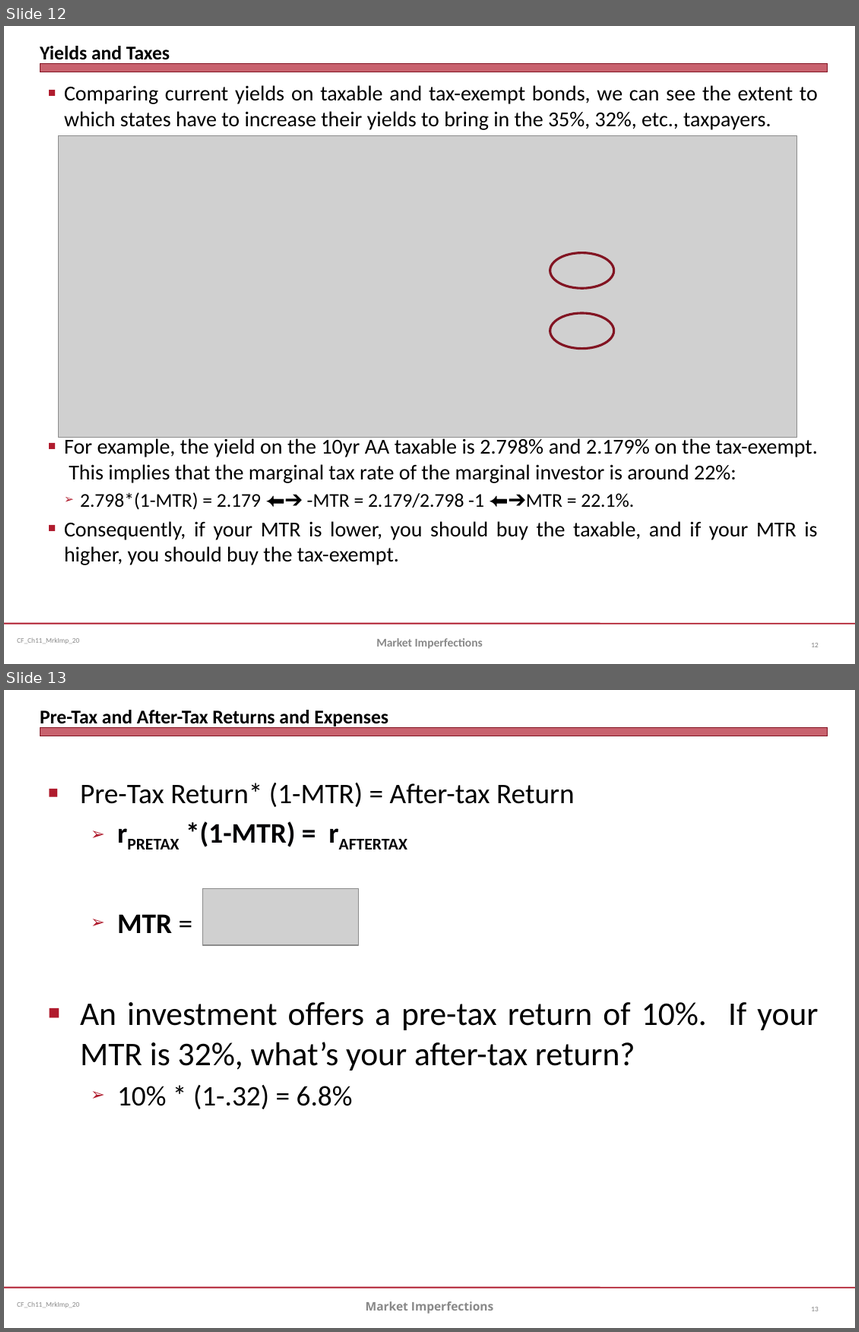
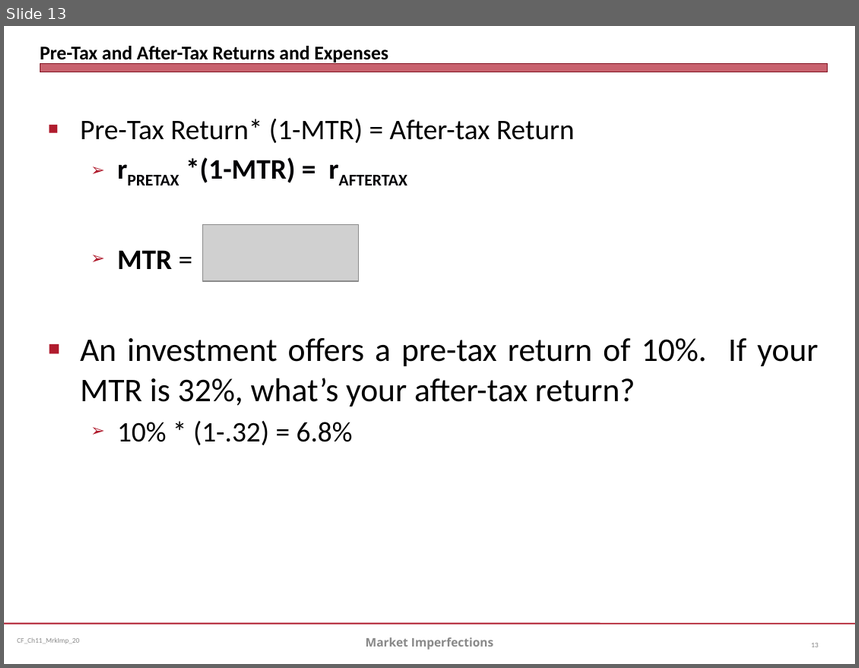
Before and after one commit to jmc877/Corporate-Finance, a slide deck: slides/CF_Ch11_MrkImp_20.pptx. Shown one above the other, each under a label of ours: slides 12 and 13 before the commit, slide 13 after it. The pictures are 859x1332 and 859x668 pixels, drawn with LibreOffice and Linux fonts; fonts in the diff are those of the drawing; grey boxes stand for pictures. Boxes give left, top, right and bottom in pixels: in the first picture for what was removed or moved away, otherwise in the second. Text is boxed around its words. In the diff, an @@ line names an element or a change of style, - is before the commit and + after.

```diff
--- a/slides/CF_Ch11_MrkImp_20.pptx
+++ b/slides/CF_Ch11_MrkImp_20.pptx
@@ slide 12 removed at box(4, 26, 855, 664), background #FFFFFF; not listed: 3 template elements that a slide beside it also shows @@
@@ title removed at box(40, 46, 170, 64) @@
-Yields and Taxes
@@ text removed at box(64, 85, 818, 566) @@
-■ Comparing current yields on taxable and tax-exempt bonds, we can see the extent to which states have to increase their yields to bring in the 35%, 32%, etc., taxpayers.
-■ For example, the yield on the 10yr AA taxable is 2.798% and 2.179% on the tax-exempt. This implies that the marginal tax rate of the marginal investor is around 22%:
-  ➢ 2.798*(1-MTR) = 2.179 ⬅➔ -MTR = 2.179/2.798 -1 ⬅➔MTR = 22.1%.
-■ Consequently, if your MTR is lower, you should buy the taxable, and if your MTR is higher, you should buy the tax-exempt.
@@ picture removed at box(59, 135, 797, 437) @@
@@ ellipse removed at box(550, 253, 614, 289) @@
@@ ellipse removed at box(550, 314, 614, 350) @@
@@ text removed at box(376, 639, 483, 649) @@
-Market Imperfections
@@ page number removed at box(811, 643, 818, 648) @@
-12
```
Also in this commit, not shown: 9 slides changed, 1 slide added, 4 other files.
